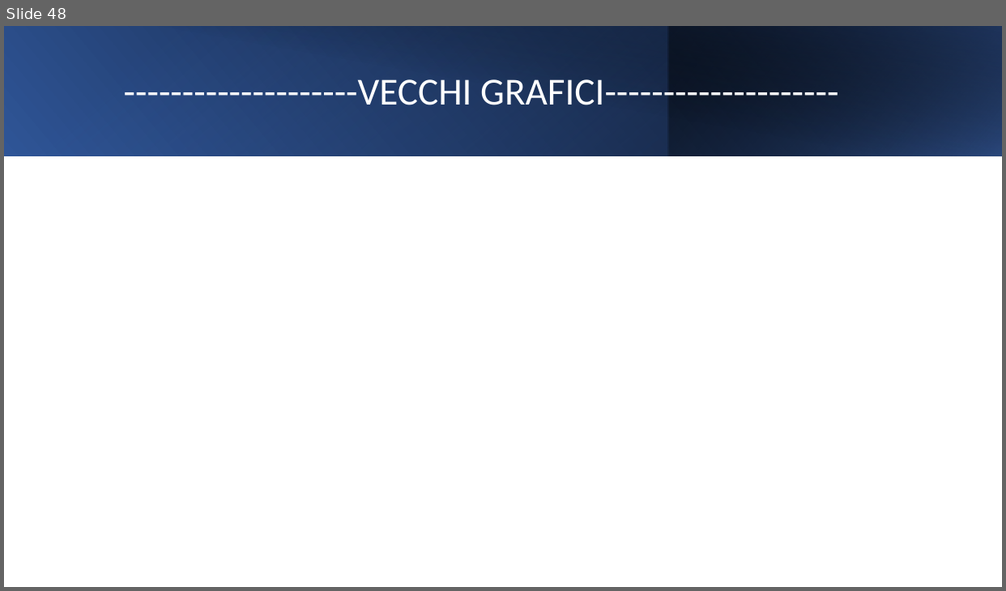
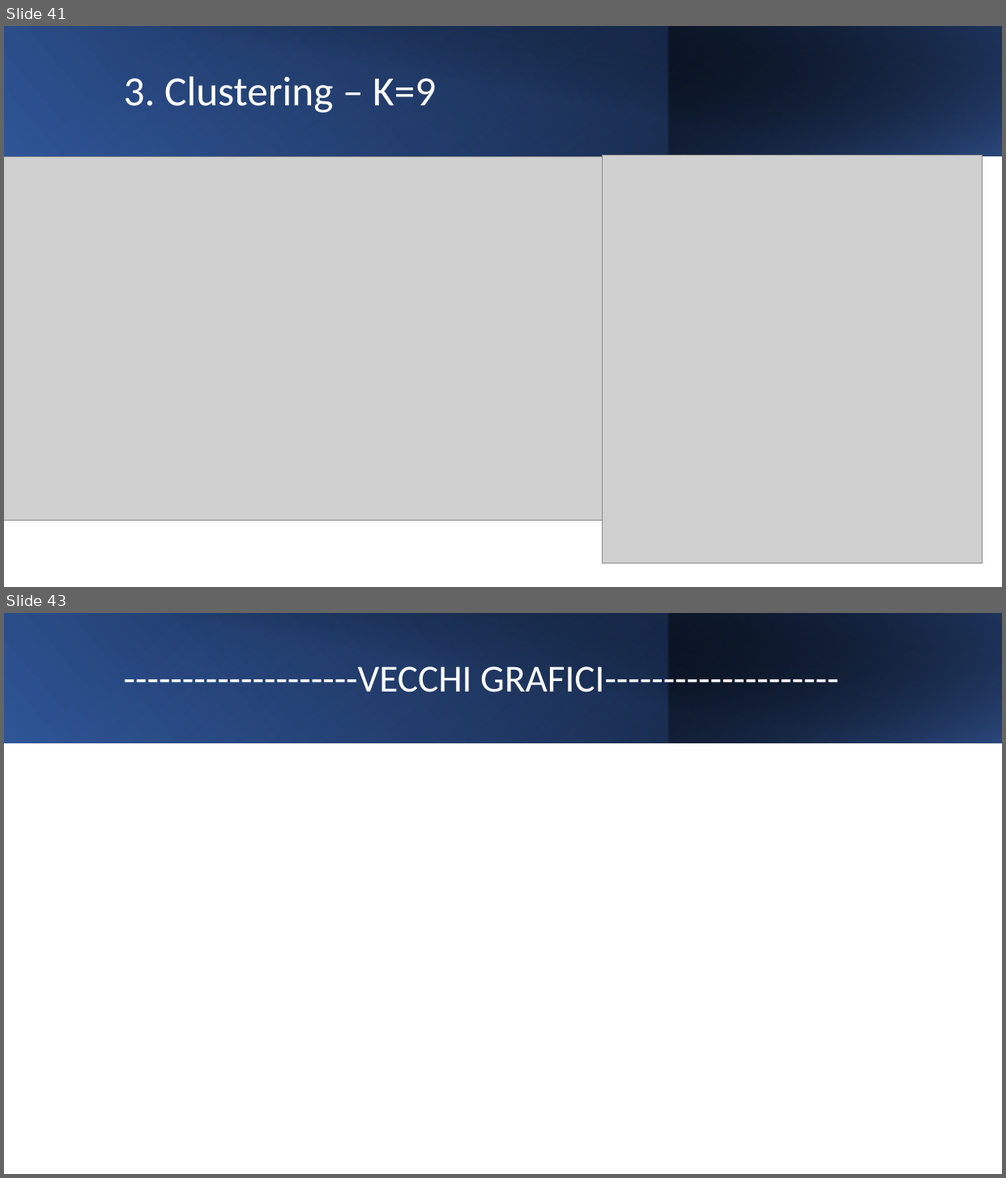
Before and after one commit to GiuseppePorcaro/Near-duplicate-states-with-kelp, a slide deck: src/main/resources/plots/Near duplicate states with kelp.pptx. Shown one above the other, each under a label of ours: slide 48 before the commit, slides 41 and 43 after it; the slides between them are not shown. The pictures are 1006x591 and 1006x1178 pixels, drawn with LibreOffice and Linux fonts; fonts in the diff are those of the drawing; grey boxes stand for pictures. Boxes give left, top, right and bottom in pixels: in the first picture for what was removed or moved away, otherwise in the second. Text is boxed around its words. In the diff, an @@ line names an element or a change of style, - is before the commit and + after.

```diff
--- a/src/main/resources/plots/Near duplicate states with kelp.pptx
+++ b/src/main/resources/plots/Near duplicate states with kelp.pptx
@@ slide 41 added at [4, 26, 1002, 587], background #FFFFFF @@
@@ rectangle added at [4, 26, 1002, 156], fill gradient #000000 to #2F5597 @@
@@ rectangle added at [4, 26, 668, 156], fill gradient #4472C4 to #203864 @@
@@ rectangle added at [41, 26, 1002, 157], fill gradient #000000 to #203864 @@
@@ rectangle added at [668, 26, 1002, 156], fill gradient #4472C4 to #000000 @@
@@ title added at [124, 76, 436, 113], 40 pt, text #FFFFFF @@
+3. Clustering – K=9
@@ picture added at [4, 157, 602, 521] @@
@@ picture added at [602, 155, 982, 563] @@
@@ what was slide 48 is now slide 43 @@
```
Also in this commit, not shown: 5 slides changed, 12 other slides added, 18 slides removed, 5 other files.
